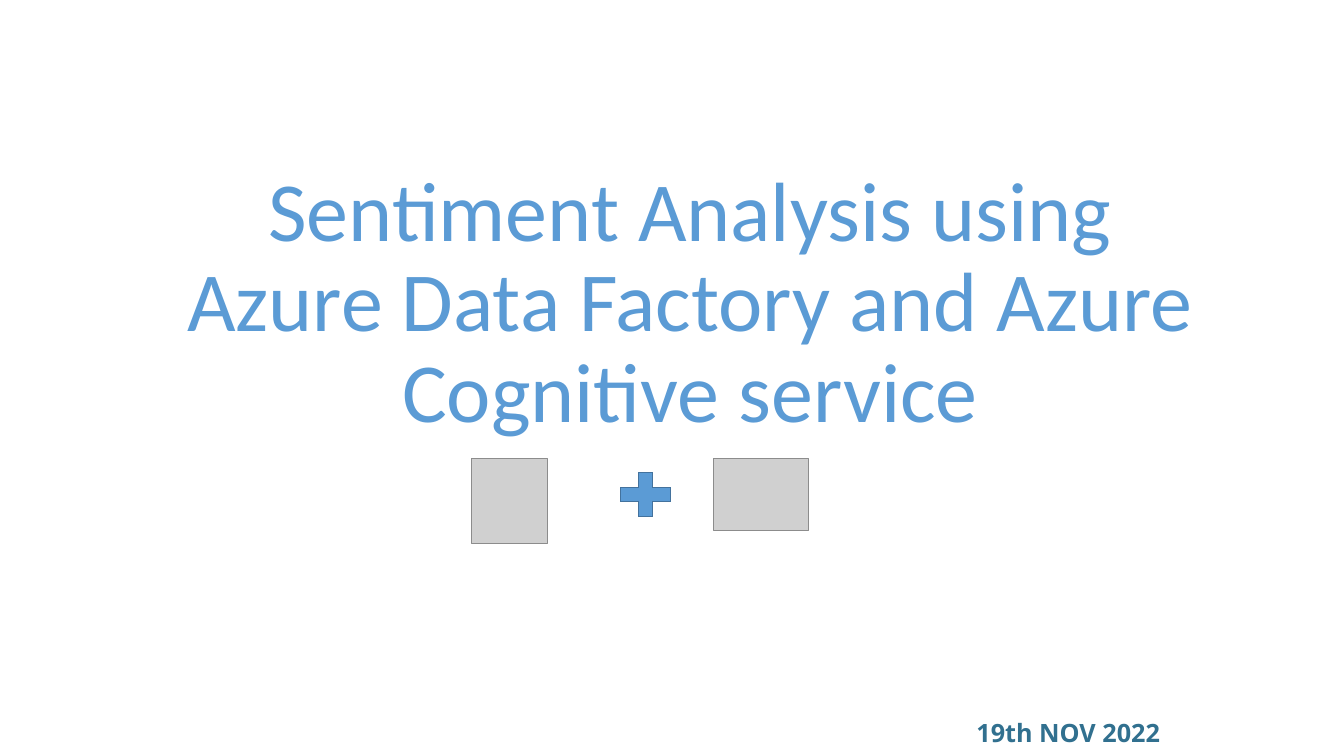
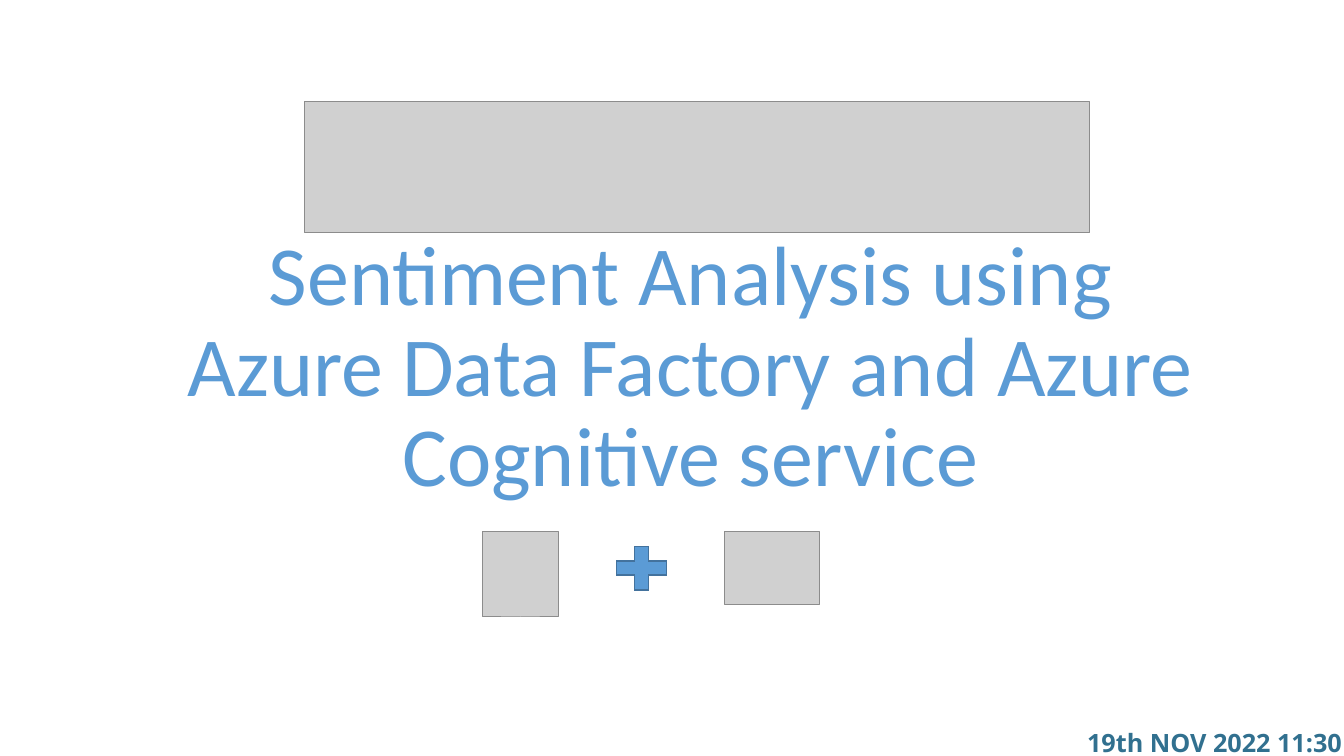
Before and after one commit to alpaBuddhabhatti/CloudBrew2022, a slide deck: slide 1 of Sentiment Analysis using Azure Data Factory and Azure Cognitive service_CloudBrew2022.pptx. Drawn at 1344x756 pixels with LibreOffice and Linux fonts; fonts in the diff are those of the drawing; grey boxes stand for pictures. Boxes give left, top, right and bottom in pixels: in the first picture for what was removed or moved away, otherwise in the second. Text is boxed around its words. In the diff, an @@ line names an element or a change of style, - is before the commit and + after.

```diff
--- a/Sentiment Analysis using Azure Data Factory and Azure Cognitive service_CloudBrew2022.pptx
+++ b/Sentiment Analysis using Azure Data Factory and Azure Cognitive service_CloudBrew2022.pptx
@@ picture added at [304,102,1090,233] @@
@@ title "Sentiment Analysis using Azure Data ...": place and size @@
-title "Sentiment Analysis using Azure Data ..." at [187,182,1192,437]
+title "Sentiment Analysis using Azure Data ..." at [188,246,1192,501]
@@ picture: place and size @@
-picture at [472,459,547,543]
+picture at [482,532,558,617]
@@ plus sign: place and size @@
-plus sign at [612,465,680,524]
+plus sign at [608,538,676,598]
@@ picture: place and size @@
-picture at [714,459,809,531]
+picture at [725,532,820,605]
@@ text at [1087,733,1342,753]: text changed @@
-19th NOV 2022
+19th NOV 2022 11:30
```
Also in this commit, not shown: 22 other slides changed.
